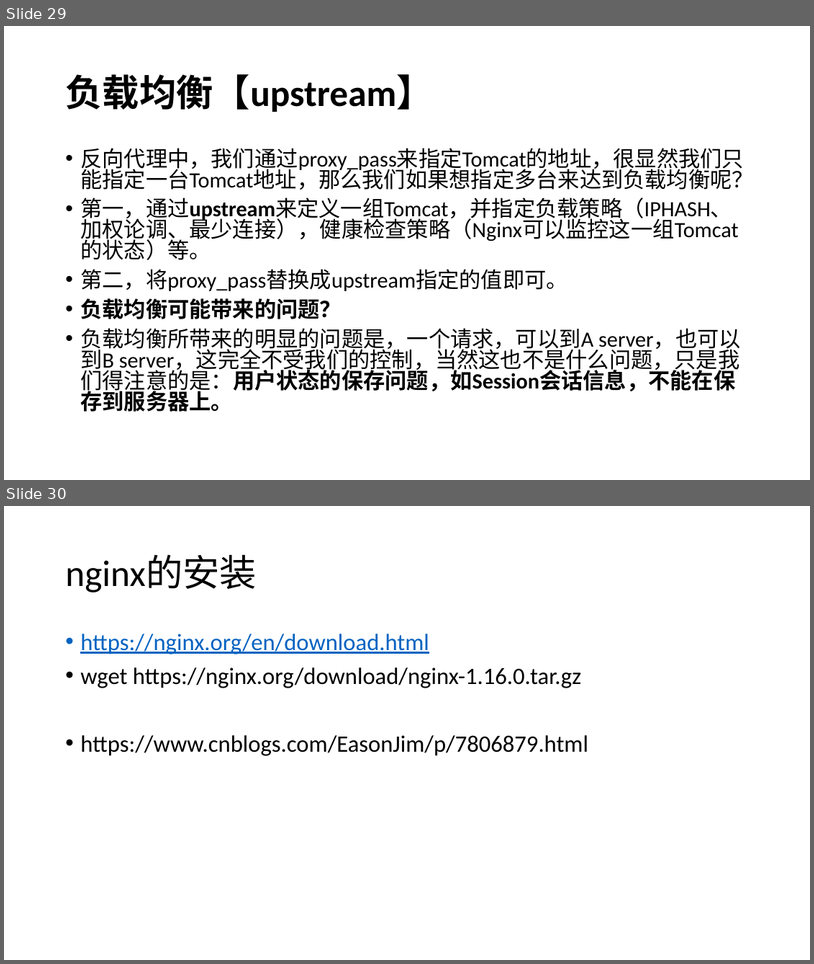
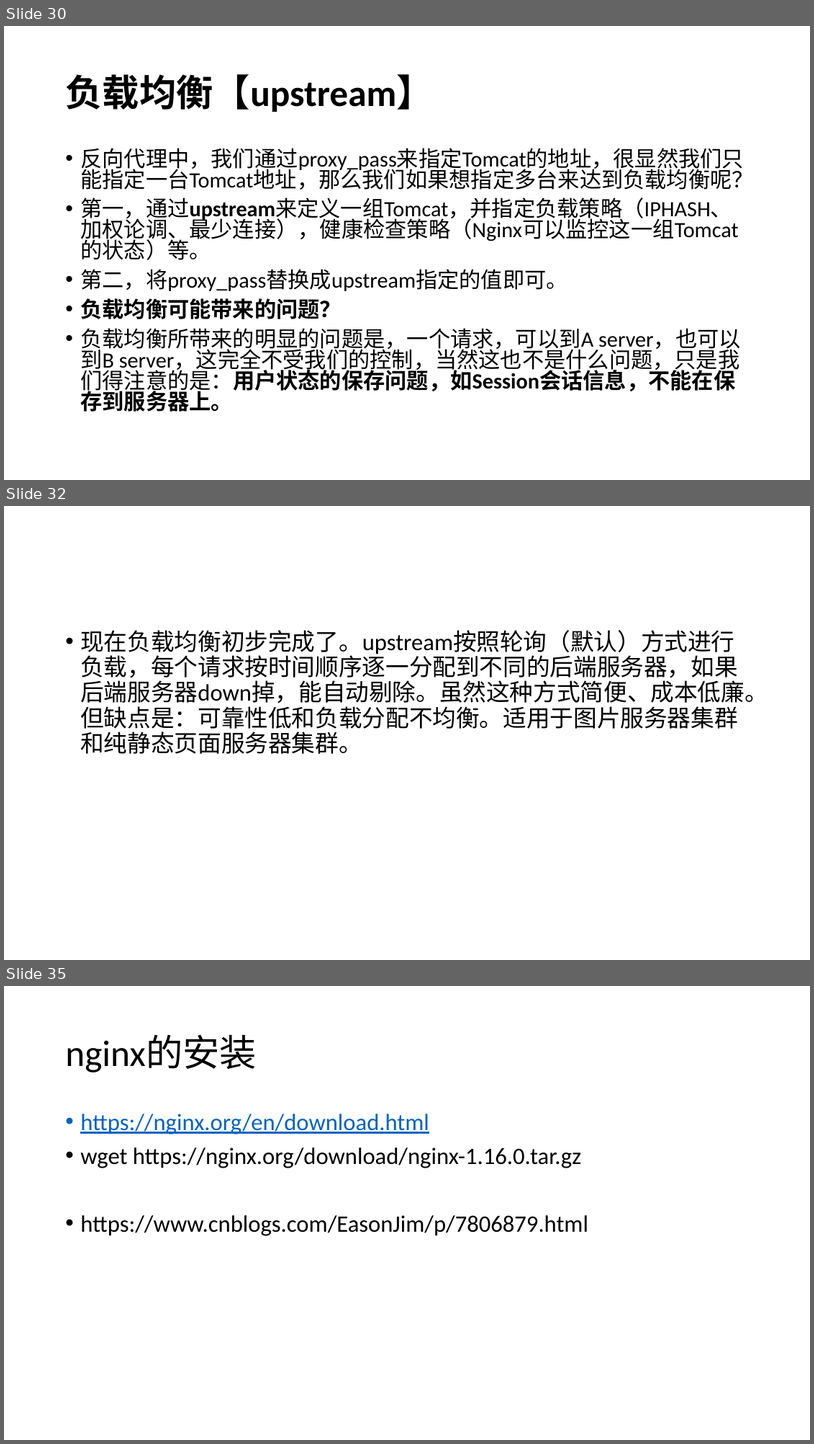
Before and after one commit to airuitian/MicroService, a slide deck: spring-cloud/Nginx.pptx. Shown one above the other, each under a label of ours: slides 29 and 30 before the commit, slides 30, 32 and 35 after it; the slides between them are not shown. The pictures are 814x964 and 814x1444 pixels, drawn with LibreOffice and Linux fonts; fonts in the diff are those of the drawing. Boxes give left, top, right and bottom in pixels: in the first picture for what was removed or moved away, otherwise in the second. Text is boxed around its words. In the diff, an @@ line names an element or a change of style, - is before the commit and + after.

```diff
--- a/spring-cloud/Nginx.pptx
+++ b/spring-cloud/Nginx.pptx
@@ slide 32 added at bbox=[4, 506, 810, 960], background #FFFFFF @@
@@ text added at bbox=[80, 630, 768, 754], 28 pt, text #000000 @@
+• 现在负载均衡初步完成了。upstream按照轮询（默认）方式进行负载，每个请求按时间顺序逐一分配到不同的后端服务器，如果后端服务器down掉，能自动剔除。虽然这种方式简便、成本低廉。但缺点是：可靠性低和负载分配不均衡。适用于图片服务器集群和纯静态页面服务器集群。
@@ what was slide 29 is now slide 30 @@
@@ what was slide 30 is now slide 35 @@
```
Also in this commit, not shown: 1 slide changed, 8 other slides added, 19 other files.
